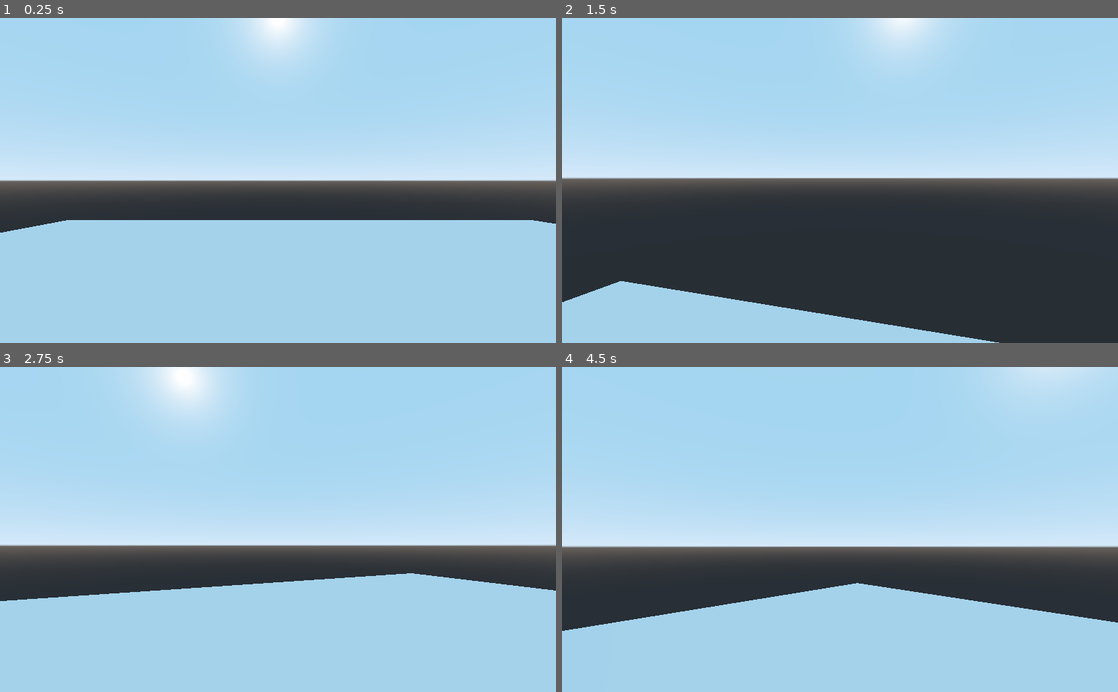
Above: before the commit, frames 1-4 (two rows, left to right).
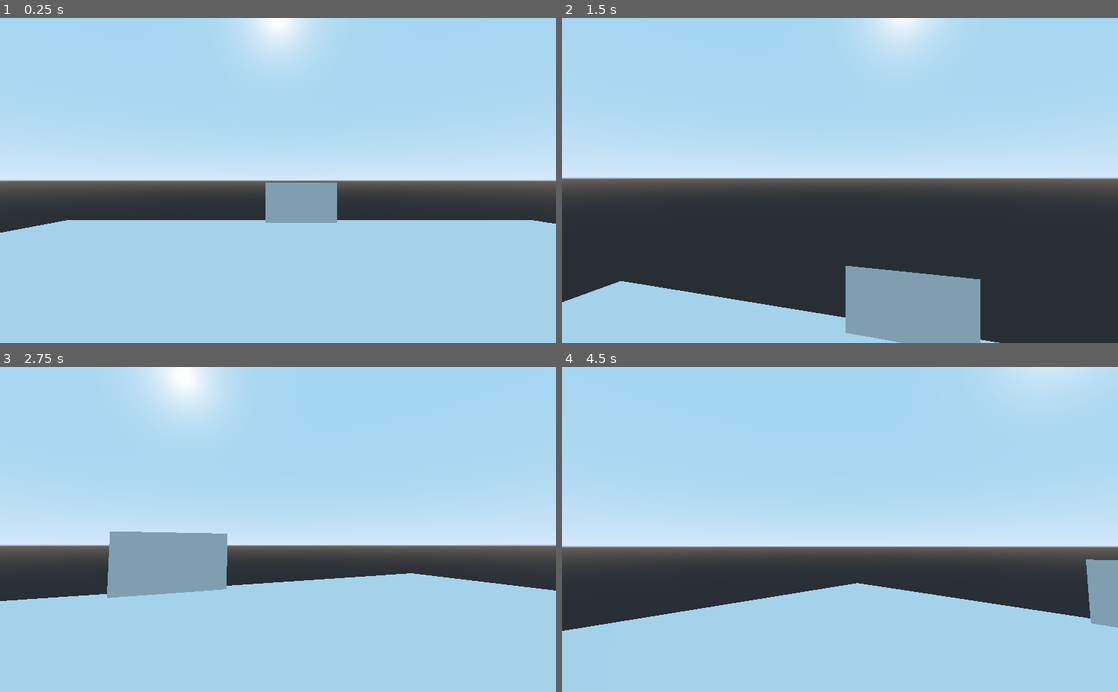
Above: after the commit, the same moments.

Repository: caioteixeiraa/comp-grafica-portais
Game: Godot game, scene res://Test3d.tscn
The game is run twice, just before and just after one commit, with the same random seed, the same clock (stepped at 60 frames per second) and the same inputs.
Inputs (mouse positions are in pixels of both pictures, inside the frame that each line leads up to):
- Up to frame 1 (0.25 s): no input
- Up to frame 2 (1.5 s): tap Enter (resume) at 0.5, 0.6 s; move the mouse to (867, 180) at 0.52 s; hold W (move_forward) from 0.53 s (still down); tap Space (jump) at 0.77 s; move the mouse to (812, 180) at 1.27 s; tap F (toggle_flight) at 1.35 s
- Up to frame 3 (2.75 s): keep holding W (move_forward); tap Space (jump) at 1.52 s; tap R (restart) at 2 s; move the mouse to (289, 523) at 2.02 s; tap Enter (resume) at 2.1 s
- Up to frame 4 (4.5 s): keep holding W (move_forward); move the mouse to (834, 536) at 2.77 s; tap F (toggle_flight) at 2.85, 4.35 s; tap Space (jump) at 3.02, 3.77 s; move the mouse to (878, 532) at 3.52 s; tap Enter (resume) at 3.6 s; tap R (restart) at 4.25 s; move the mouse to (795, 526) at 4.27 s

The runs differ from the first frame. In frame 1, 1.6% of the frame differs, in the area x 47-61%, y 50-64%; in frame 2, 5.1%, in the area x 51-76%, y 76-100%; in frame 3, 4.0%; in frame 4, 1.1%.

Commit message:
Attempt at adding teleporting logic. Gone wrong. Still need to find out how to get the collidingBody position from the protal script

Diff:
--- a/Portal3/PlayerBody.gd
+++ b/Portal3/PlayerBody.gd
@@ -34,7 +34,6 @@
 func _physics_process(delta):
 	if Input.is_action_just_pressed("toggle_flight"):
 		is_flying = !is_flying
-
 	if (is_flying): fly(delta)
 	else: walk(delta)
 
--- a/Portal3/PortalA.gd
+++ b/Portal3/PortalA.gd
@@ -1,6 +1,10 @@
 extends Spatial
 
 
+const MAX_CONTACTS_REPORTED = 4
+
+var staticBody: RigidBody
+var collidingBodies
 # Declare member variables here. Examples:
 # var a = 2
 # var b = "text"
@@ -8,9 +12,20 @@
 
 # Called when the node enters the scene tree for the first time.
 func _ready():
+	get_node("RigidBody").set_max_contacts_reported(MAX_CONTACTS_REPORTED)
+	staticBody = get_node("RigidBody")
 	pass # Replace with function body.
 
+func _physics_process(delta):
+	var collidingBodies = staticBody.get_colliding_bodies()
+	for collidingBody in collidingBodies:
+		if collidingBody is KinematicBody:
+			shouldTeleport(collidingBody)
 
-# Called every frame. 'delta' is the elapsed time since the previous frame.
-#func _process(delta):
-#	pass
+
+func shouldTeleport(collidingBody: KinematicBody):
+	# TODO get collidingBody position (should be a Vector3)
+	# TODO calculate if it is inside the CollisionShape
+	# TODO get collidingBody position relative to PortalA position (relativePos = collidingBody.position - parentNode.position)
+	# TODO if it is, set collidingBody position to (PortalB.position + relativePos)
+	pass
--- a/Portal3/PortalPair.gd
+++ b/Portal3/PortalPair.gd
@@ -1,4 +1,6 @@
 extends Node
+
+onready var portals = [$PortalA, $PortalB]
 
 
 # Declare member variables here. Examples:
@@ -11,6 +13,16 @@
 	pass # Replace with function body.
 
 
+# Move body from portal from_portal to portal to_por
+func teleport_body(body: PhysicsBody, from_portal: Spatial, to_portal: Spatial):
+	var body_pos = body.global_transform
+	var body_speed = body.linear_velocity
+	body_pos = body_pos - from_portal.global_transform + to_portal.global_transform
+	body.global_transform = body_pos
+	return
+
+
+
 # Called every frame. 'delta' is the elapsed time since the previous frame.
 #func _process(delta):
 #	pass
--- a/Portal3/Test3d.tscn
+++ b/Portal3/Test3d.tscn
@@ -1,7 +1,9 @@
-[gd_scene load_steps=8 format=2]
+[gd_scene load_steps=11 format=2]
 
 [ext_resource path="res://Root.gd" type="Script" id=1]
 [ext_resource path="res://PlayerBody.gd" type="Script" id=2]
+[ext_resource path="res://PortalPair.gd" type="Script" id=3]
+[ext_resource path="res://PortalA.gd" type="Script" id=4]
 
 [sub_resource type="CubeMesh" id=1]
 
@@ -10,6 +12,9 @@
 [sub_resource type="CubeMesh" id=3]
 
 [sub_resource type="CapsuleShape" id=4]
+
+[sub_resource type="BoxShape" id=6]
+extents = Vector3( 0.216452, 0.22763, 0.296509 )
 
 [sub_resource type="QuadMesh" id=5]
 
@@ -53,11 +58,48 @@
 far = 200.0
 
 [node name="PortalPair" type="Node" parent="."]
+script = ExtResource( 3 )
 
-[node name="Portal" type="Spatial" parent="PortalPair"]
+[node name="PortalA" type="Spatial" parent="PortalPair"]
 transform = Transform( 0, 0, 1, 0, 1, 0, -1, 0, 0, -27, 2.25, 20 )
+script = ExtResource( 4 )
 
-[node name="MeshInstance" type="MeshInstance" parent="PortalPair/Portal"]
+[node name="RigidBody" type="RigidBody" parent="PortalPair/PortalA"]
+contact_monitor = true
+axis_lock_linear_x = true
+axis_lock_linear_y = true
+axis_lock_linear_z = true
+axis_lock_angular_x = true
+axis_lock_angular_y = true
+axis_lock_angular_z = true
+
+[node name="CollisionShape" type="CollisionShape" parent="PortalPair/PortalA/RigidBody"]
+transform = Transform( 17, 0, 0, 0, 9, 0, 0, 0, 1, 0, 0, 0 )
+shape = SubResource( 6 )
+
+[node name="MeshInstance" type="MeshInstance" parent="PortalPair/PortalA/RigidBody/CollisionShape"]
+transform = Transform( 0.470588, 0, 0, 0, 0.5, 0, 0, 0, 1, 0, 0, 0 )
+mesh = SubResource( 5 )
+material/0 = null
+
+[node name="Viewport" type="Viewport" parent="PortalPair/PortalA/RigidBody/CollisionShape/MeshInstance"]
+size = Vector2( 1024, 512 )
+handle_input_locally = false
+hdr = false
+disable_3d = true
+
+[node name="Camera" type="Camera" parent="PortalPair/PortalA/RigidBody/CollisionShape/MeshInstance/Viewport"]
+transform = Transform( 0.437317, 0.754892, -0.488766, -0.789345, 0.582626, 0.193601, 0.430916, 0.30114, 0.850663, -26.5801, 4.83309, 26.9077 )
+fov = 62.0706
+
+[node name="PortalB" type="Spatial" parent="PortalPair"]
+transform = Transform( 1, 0, 0, 0, 1, 0, 0, 0, 1, 0, 2.25, -26 )
+
+[node name="MeshInstance" type="MeshInstance" parent="PortalPair/PortalB"]
 transform = Transform( 8, 0, 0, 0, 4.5, 0, 0, 0, 1, 0, 0, 0 )
 mesh = SubResource( 5 )
 material/0 = null
+
+[node name="Viewport" type="Viewport" parent="PortalPair/PortalB"]
+handle_input_locally = false
+render_target_update_mode = 3
